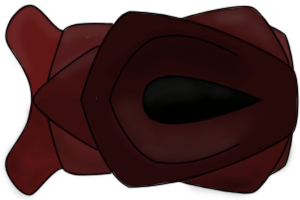
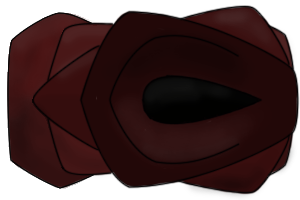
Revision of a layered 300×200 image; what changed, layer by layer:
painted on "base" over [4, 4, 94, 197]
painted on "Layer 2" over [1, 3, 105, 200]
painted on "Layer 4" over [4, 4, 101, 196]
